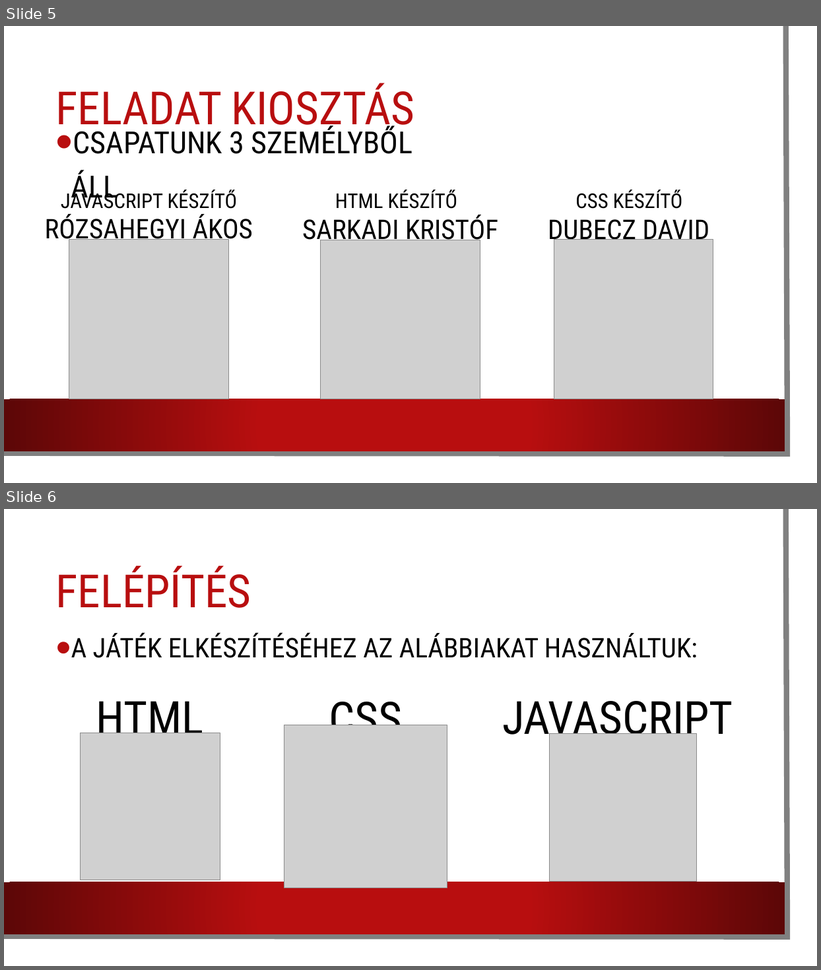
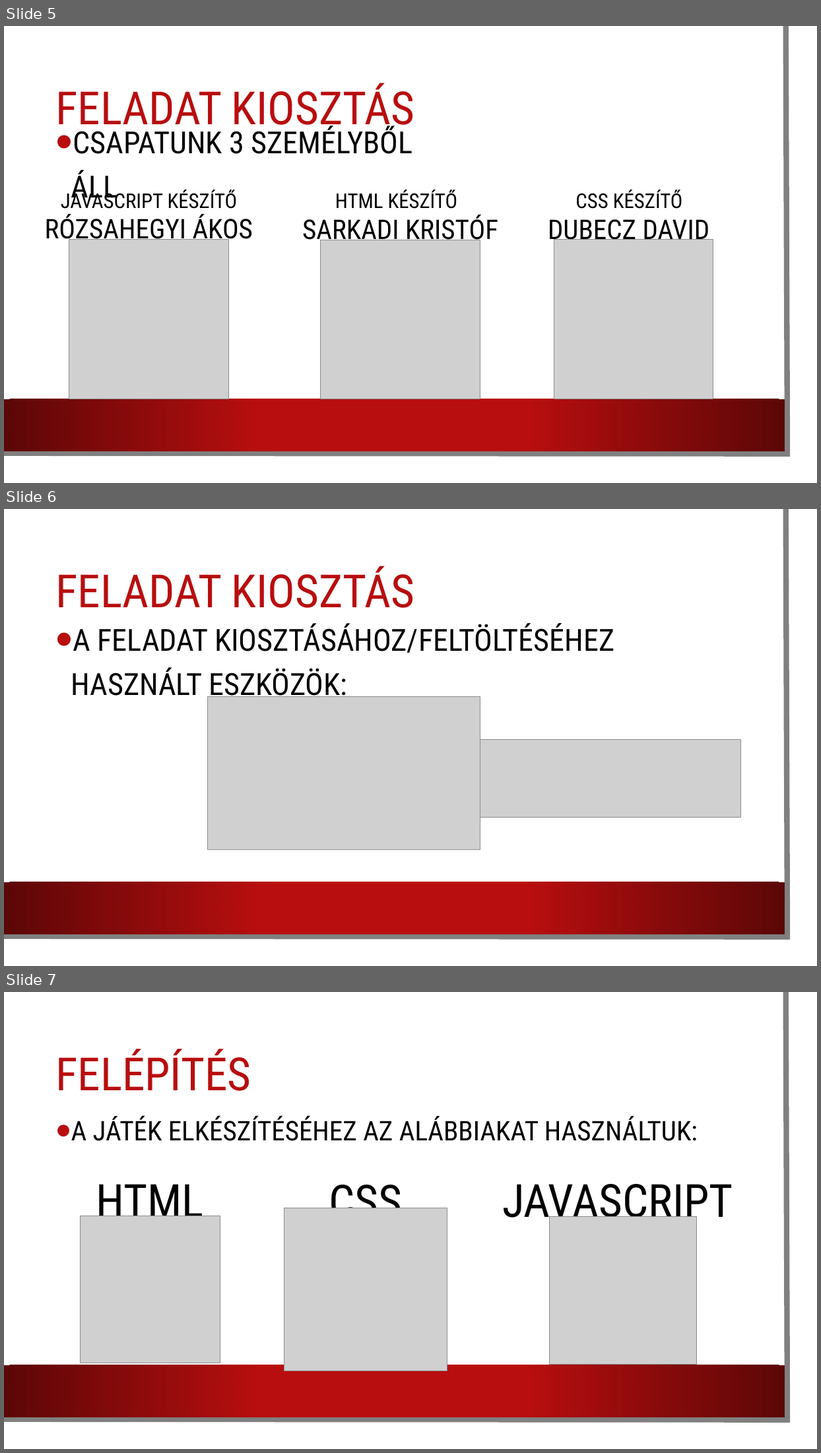
Before and after one commit to SarkadiKristof/jatek-project-monka, a slide deck: JatekProjectHUN.pptx. Shown one above the other, each under a label of ours: slides 5 and 6 before the commit, slides 5, 6 and 7 after it. The pictures are 821x970 and 821x1453 pixels, drawn with LibreOffice and Linux fonts; fonts in the diff are those of the drawing; grey boxes stand for pictures; background and template pictures are left out. Boxes give left, top, right and bottom in pixels: in the first picture for what was removed or moved away, otherwise in the second. Text is boxed around its words. In the diff, an @@ line names an element or a change of style, - is before the commit and + after.

```diff
--- a/JatekProjectHUN.pptx
+++ b/JatekProjectHUN.pptx
@@ slide 6 added at box(4, 509, 817, 966), background picture (left out); not listed: 3 template elements that a slide beside it also shows @@
@@ title added at box(56, 566, 415, 608), 54 pt, text #B80E0F @@
+FELADAT KIOSZTÁS
@@ text added at box(71, 623, 615, 702), 36 pt, text #000000 @@
+• A FELADAT KIOSZTÁSÁHOZ/FELTÖLTÉSÉHEZ HASZNÁLT ESZKÖZÖK:
@@ picture added at box(208, 697, 481, 850) @@
@@ picture added at box(473, 740, 741, 818) @@
@@ what was slide 6 is now slide 7 @@
```
Also in this commit, not shown: 2 slides changed, 1 other slide added, 2 other files.
